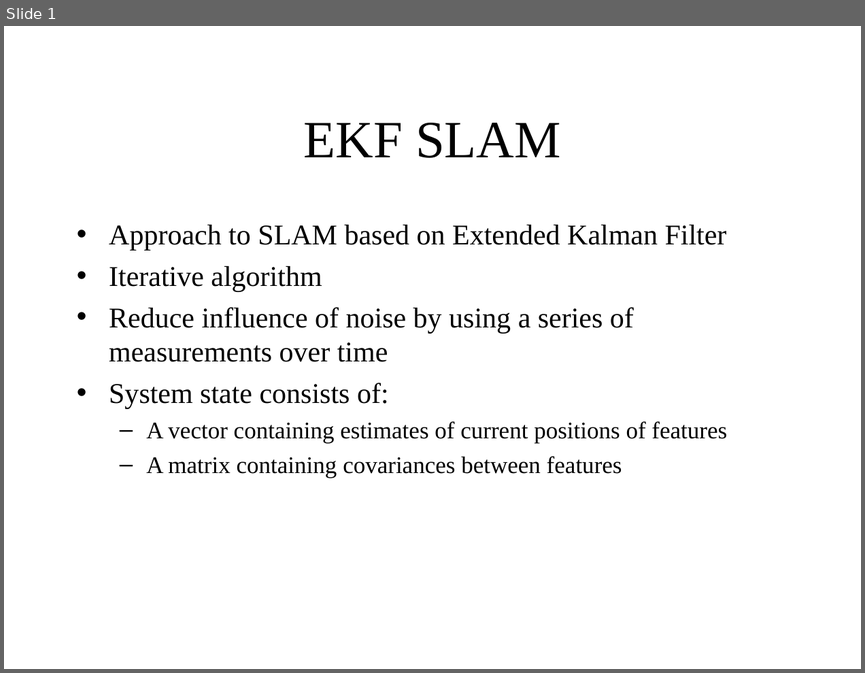
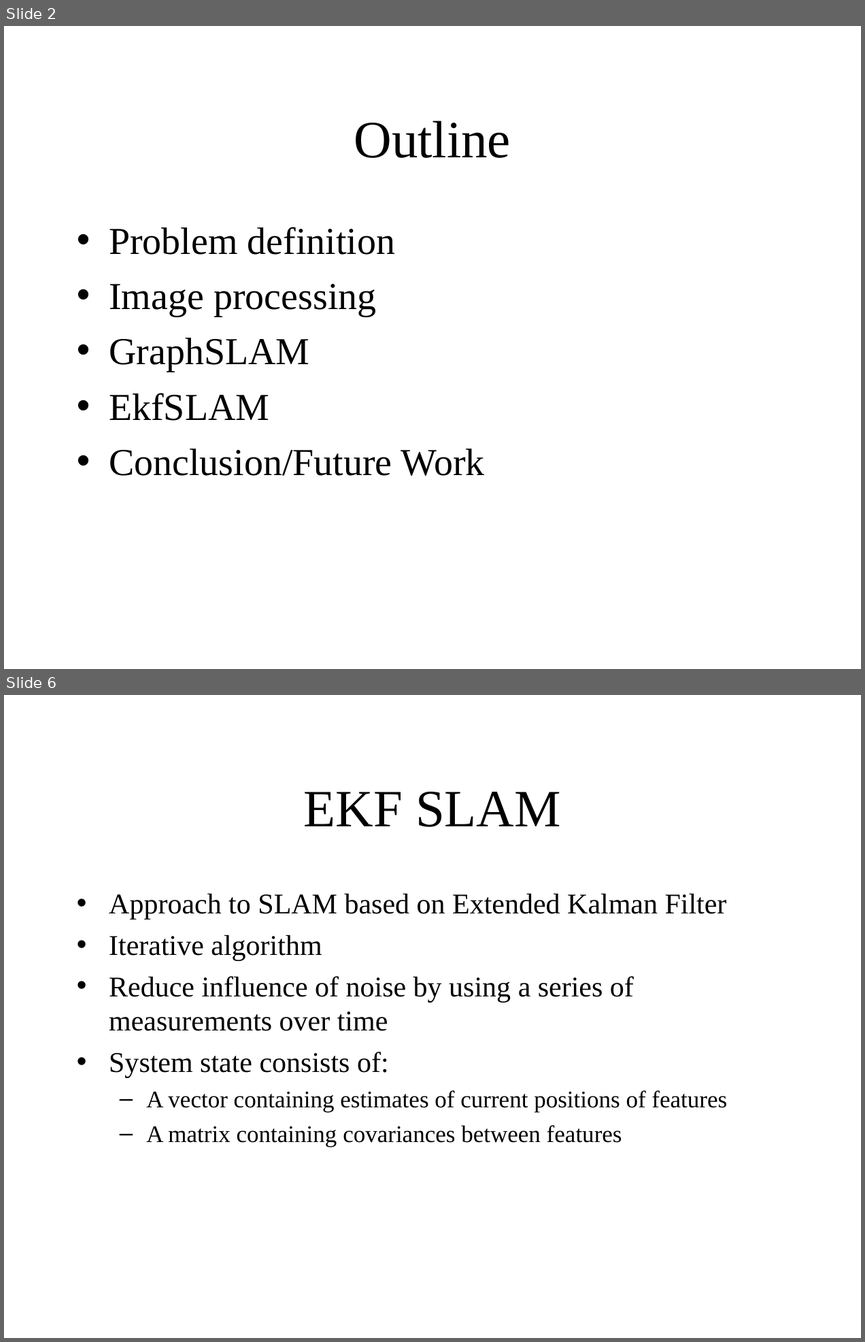
Before and after one commit to HerkyJerky/NAO-ALPHA-AS-FUCK-ROBOTS, a slide deck: Presentation Parts/EKF SLAM part.ppt. Shown one above the other, each under a label of ours: slide 1 before the commit, slides 2 and 6 after it; the slides between them are not shown. The pictures are 865x673 and 865x1342 pixels, drawn with LibreOffice and Linux fonts; fonts in the diff are those of the drawing. Boxes give left, top, right and bottom in pixels: in the first picture for what was removed or moved away, otherwise in the second. Text is boxed around its words. In the diff, an @@ line names an element or a change of style, - is before the commit and + after.

```diff
--- a/Presentation Parts/EKF SLAM part.ppt
+++ b/Presentation Parts/EKF SLAM part.ppt
@@ slide 2 added at box(4, 26, 861, 669), background #FFFFFF @@
@@ title added at box(354, 121, 511, 158), 44 pt, text #000000 @@
+Outline
@@ text added at box(109, 227, 485, 475), 32 pt, text #000000 @@
+• Problem definition
+• Image processing
+• GraphSLAM
+• EkfSLAM
+• Conclusion/Future Work
@@ what was slide 1 is now slide 6 @@
```
Also in this commit, not shown: 4 other slides added.
